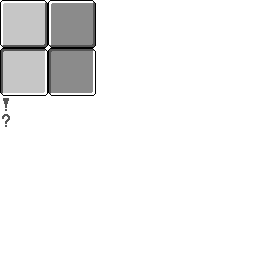
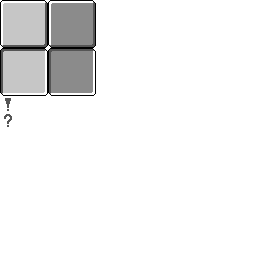
Layers edited between the first and the second 256x256 image:
painted on "icons" over [2, 98, 12, 127]
